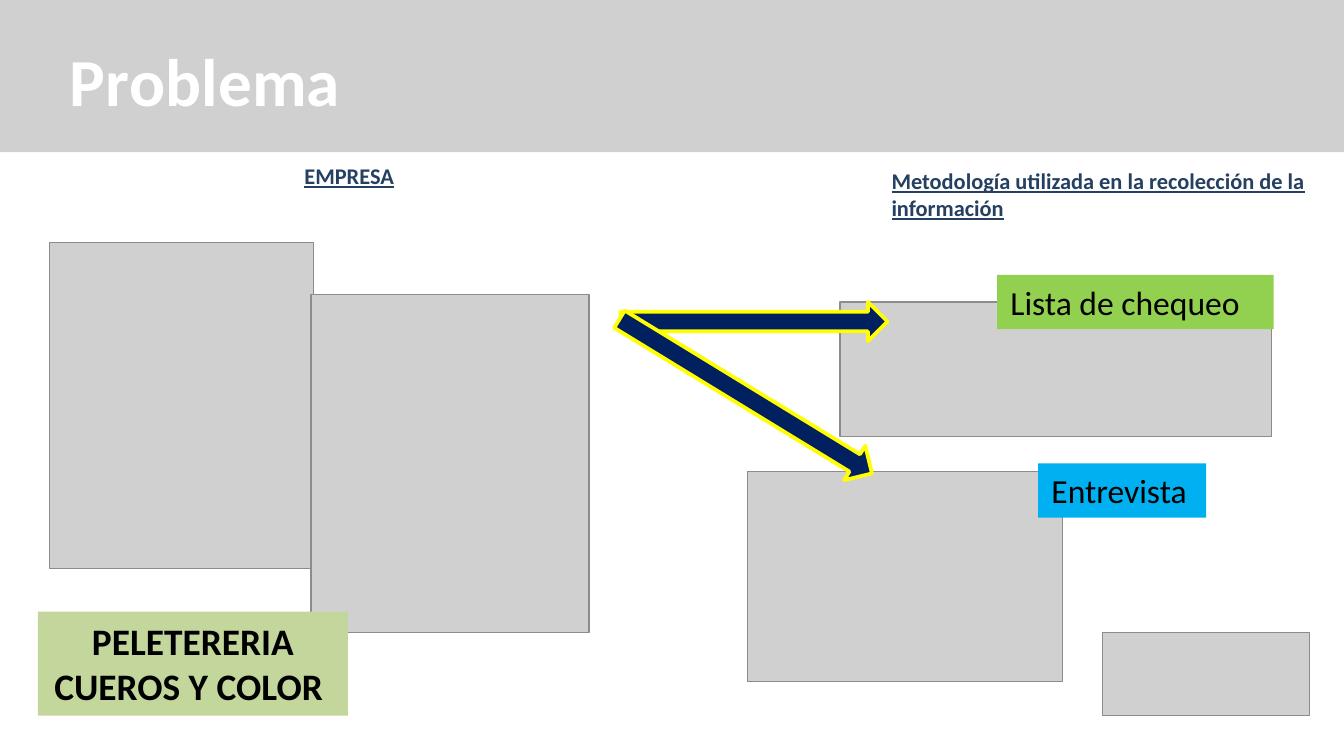
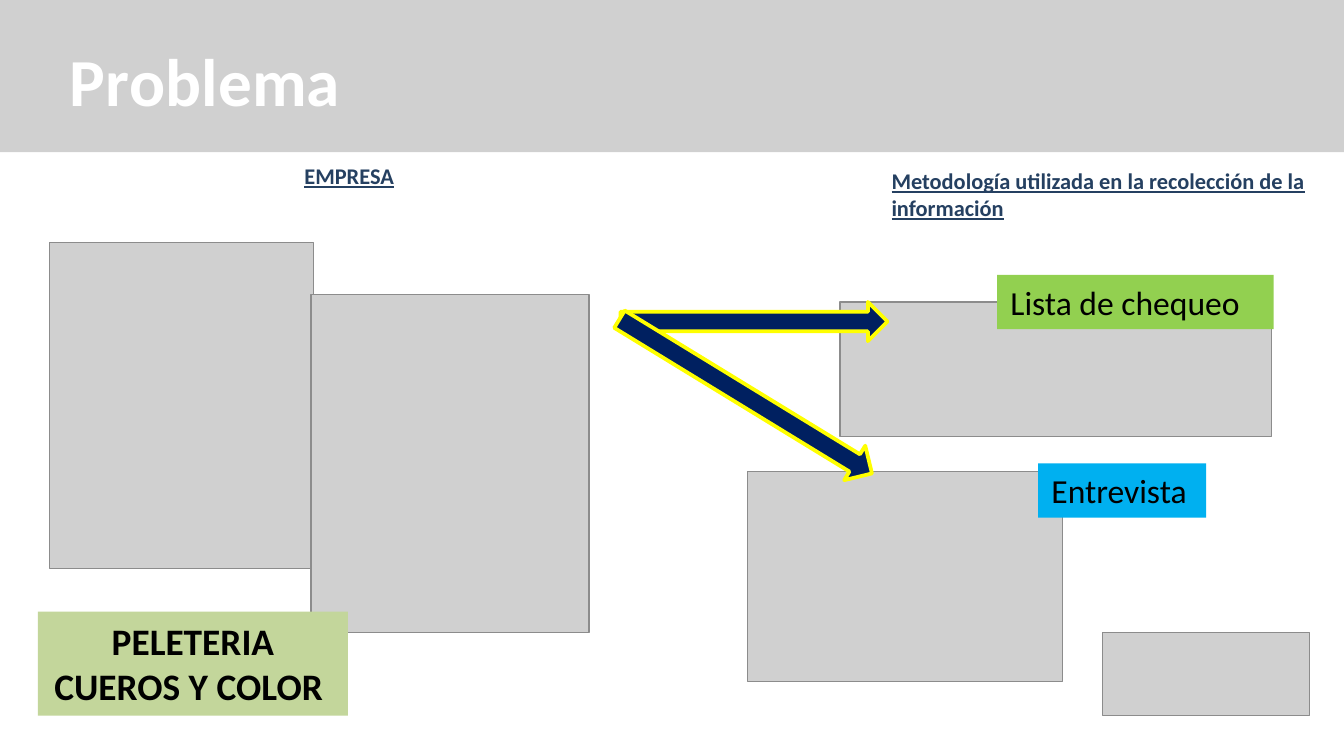
Before and after one commit to kamor31232/Proyecto_adsi, a slide deck: slide 6 of App/app_documentacion/1er_trimestre/1_proyecto/1_1_1_presentacion_proyecto.pptx. Drawn at 1344x756 pixels with LibreOffice and Linux fonts; fonts in the diff are those of the drawing; grey boxes stand for pictures. Boxes give left, top, right and bottom in pixels: in the first picture for what was removed or moved away, otherwise in the second. Text is boxed around its words. In the diff, an @@ line names an element or a change of style, - is before the commit and + after.

```diff
--- a/App/app_documentacion/1er_trimestre/1_proyecto/1_1_1_presentacion_proyecto.pptx
+++ b/App/app_documentacion/1er_trimestre/1_proyecto/1_1_1_presentacion_proyecto.pptx
@@ text in rectangle at (112, 630, 274, 655): text changed @@
-PELETERERIA
+PELETERIA
```
Also in this commit, not shown: 1 other slide changed, 5 slides added, 2 slides removed.
